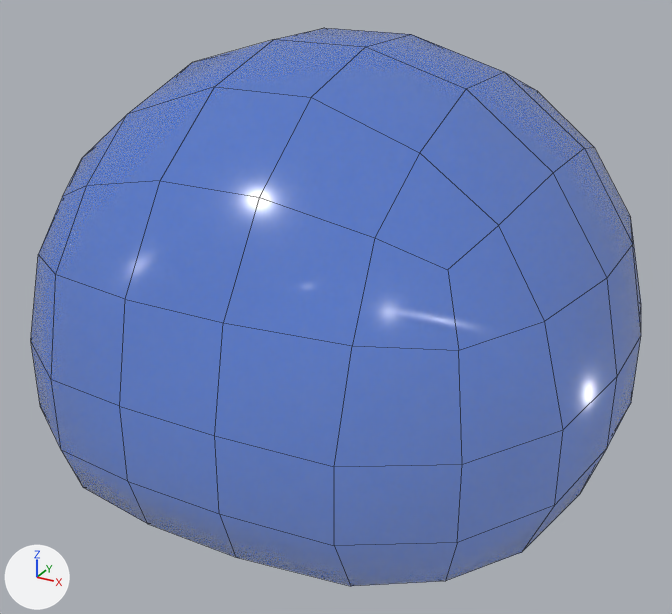
An edit to the Blender file gameplay/actors/enemies/Slime/slime.blend, drawn before and after from the same camera.
Camera for both pictures: a 50 mm camera at (1.45, -2.68, 1.86) aimed at (0.01, -0.08, 0.56). Every picture has the same lights, and +X, +Y and +Z are marked at lower left. The older version comes first. Mesh edges are drawn as thin lines.

The scene before the commit, as lines of its bpy script (objects in view):
```python
me_cube_001 = bpy.data.meshes.new('Cube.001')
me_cube_001.from_pydata(...)  # 152 vertices, 150 faces; spans x -1.0..1.0, y -1.0..1.0, z 0.0..1.46
me_cube_001.polygons.foreach_set('use_smooth', [True] * 150)
me_cube_001.materials.append(mat_slime)  # blue #006de7
ob_cube = bpy.data.objects.new('Cube', me_cube_001)
ob_cube.location = (0.0, 0.0, 0.0)
```
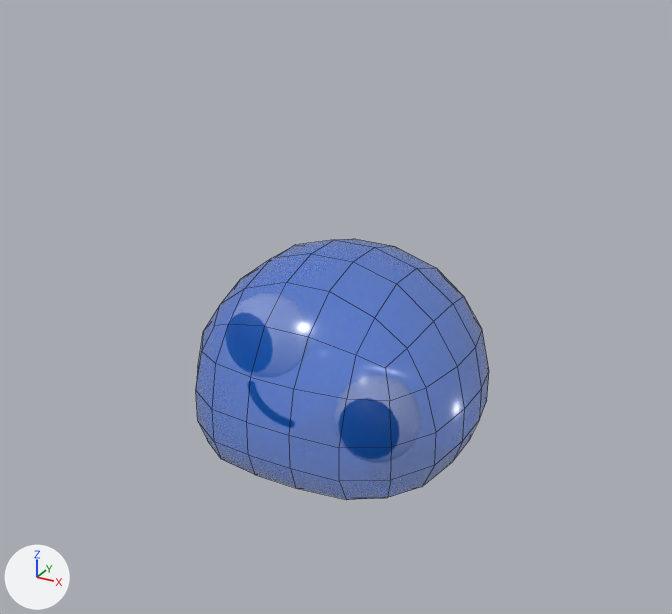
Scene script edits in JSON lines:
```json
{"op": "set", "path": "ob_cube.scale", "old": "(1.0, 1.0, 1.0)", "new": "(0.508, 0.508, 0.508)"}
```

Pixel boxes (x1, y1, x2, y2) of what changed, in the pictures (672 x 614 px):
```json
{"object": "Cube", "change": "rescaled", "before": [31, 28, 641, 586], "after": [196, 239, 489, 500], "on screen": "52% narrower, 53% shorter"}
```
